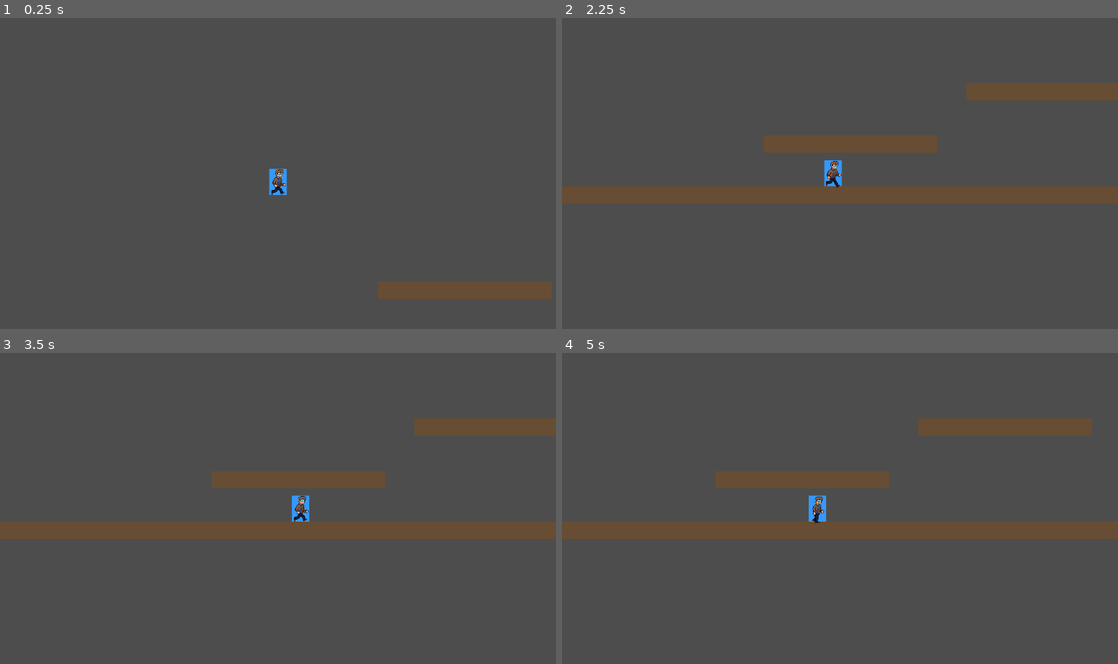
Above: before the commit, frames 1-4 (two rows, left to right).
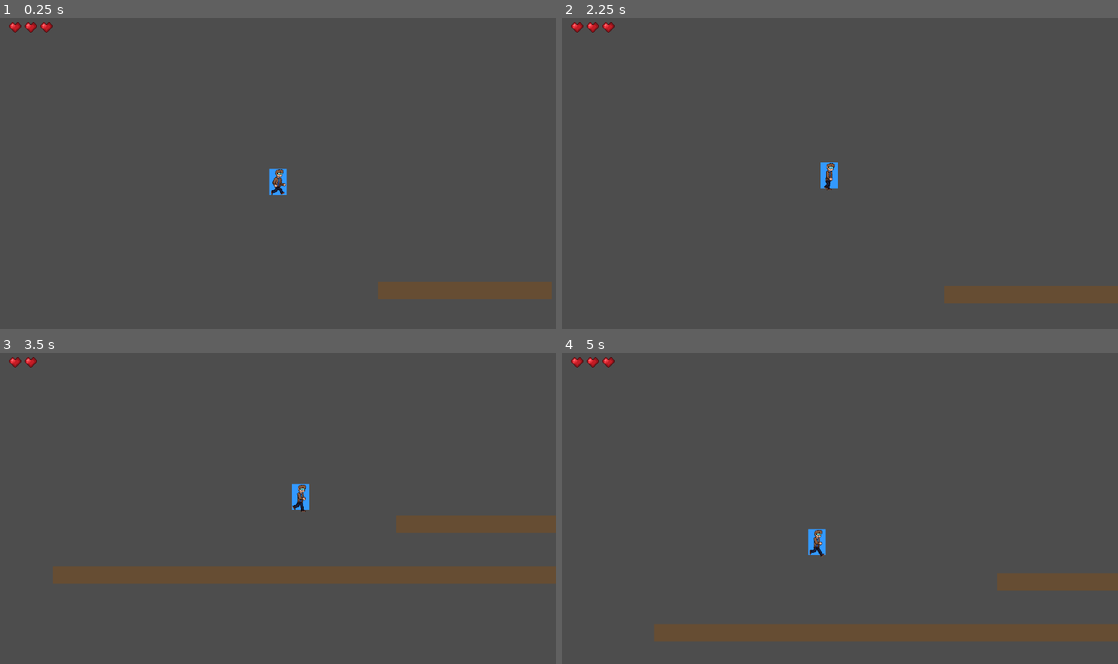
Above: after the commit, the same moments.

Repository: ShadowKnight-13/Platformer-Game
Game: Godot game, scene res://Main.tscn
The game is run twice, just before and just after one commit, with the same random seed, the same clock (stepped at 60 frames per second) and the same inputs.
Inputs:
- Up to frame 1 (0.25 s): no input
- Up to frame 2 (2.25 s): hold D (move_right) 0.53-2.03 s; tap X (damage_player, bound only after the commit) at 0.6, 1.35, 2.1 s; tap Space (jump) at 0.77, 1.52 s; hold A (move_left) from 2.03 s (still down)
- Up to frame 3 (3.5 s): release A (move_left) at 2.78 s; hold D (move_right) from 2.78 s (still down); tap X (damage_player, bound only after the commit) at 2.85 s; tap Space (jump) at 3.02 s
- Up to frame 4 (5 s): tap X (damage_player, bound only after the commit) at 3.6, 4.35 s; tap Space (jump) at 3.77, 4.52 s; release D (move_right) at 4.28 s; hold A (move_left) from 4.28 s (still down)

The runs differ from the first frame. In frame 1, 0.1% of the frame differs, in the area x 1-10%, y 1-5%; in frame 2, 11%; in frame 3, 13%; in frame 4, 15%, in the area x 0-100%, y 1-93%.

Commit message:
health ui added

Diff:
--- a/Main.tscn
+++ b/Main.tscn
@@ -1,7 +1,9 @@
-[gd_scene load_steps=3 format=3 uid="uid://cnfkdbtgnblwv"]
+[gd_scene load_steps=5 format=3 uid="uid://cnfkdbtgnblwv"]
 
 [ext_resource type="PackedScene" uid="uid://c4gxvtbqe0x2p" path="res://Level.tscn" id="1_4h0sv"]
 [ext_resource type="PackedScene" uid="uid://dgrq8cggm37yk" path="res://Player.tscn" id="2_mqxgj"]
+[ext_resource type="Script" uid="uid://bscivubcrm4kt" path="res://healthManager.gd" id="3_cm0pq"]
+[ext_resource type="Texture2D" uid="uid://b86oo4ai3bhyo" path="res://Assets/hearts/heart_32x32.png" id="4_fos0i"]
 
 [node name="Main" type="Node2D"]
 
@@ -12,3 +14,29 @@
 
 [node name="Camera2D" type="Camera2D" parent="Player"]
 position_smoothing_enabled = true
+
+[node name="healthUI" type="CanvasLayer" parent="."]
+
+[node name="HBoxContainer" type="HBoxContainer" parent="healthUI"]
+offset_left = 19.0
+offset_top = 9.0
+offset_right = 59.0
+offset_bottom = 49.0
+script = ExtResource("3_cm0pq")
+
+[node name="TextureRect" type="TextureRect" parent="healthUI/HBoxContainer"]
+layout_mode = 2
+texture = ExtResource("4_fos0i")
+stretch_mode = 2
+
+[node name="TextureRect2" type="TextureRect" parent="healthUI/HBoxContainer"]
+layout_mode = 2
+texture = ExtResource("4_fos0i")
+stretch_mode = 2
+
+[node name="TextureRect3" type="TextureRect" parent="healthUI/HBoxContainer"]
+layout_mode = 2
+texture = ExtResource("4_fos0i")
+stretch_mode = 2
+
+[connection signal="health_changed" from="Player" to="healthUI/HBoxContainer" method="_on_player_health_changed"]
--- a/Player.gd
+++ b/Player.gd
@@ -8,6 +8,7 @@
 var gravity = ProjectSettings.get_setting("physics/2d/default_gravity")
 var health = 3
 
+signal health_changed(health)
 
 
 func player_death():
@@ -18,6 +19,11 @@
 func kill_player():
 	if Input.is_action_just_pressed("kill_player"):
 		health = 0
+
+func damage_player():
+	if Input.is_action_just_pressed("damage_player"):
+		health = health - 1
+		emit_signal("health_changed", health)
 
 func _physics_process(delta):
 	# Add the gravity.
@@ -37,5 +43,6 @@
 		velocity.x = move_toward(velocity.x, 0, SPEED)
 
 	move_and_slide()
+	damage_player()
 	player_death()
 	kill_player()
--- a/Player.tscn
+++ b/Player.tscn
@@ -5,6 +5,21 @@
 
 [sub_resource type="RectangleShape2D" id="RectangleShape2D_v6p7n"]
 size = Vector2(40, 60)
+
+[sub_resource type="Animation" id="Animation_e80uo"]
+length = 0.001
+tracks/0/type = "value"
+tracks/0/imported = false
+tracks/0/enabled = true
+tracks/0/path = NodePath("Sprite2D:frame")
+tracks/0/interp = 1
+tracks/0/loop_wrap = true
+tracks/0/keys = {
+"times": PackedFloat32Array(0),
+"transitions": PackedFloat32Array(1),
+"update": 1,
+"values": [2]
+}
 
 [sub_resource type="Animation" id="Animation_kne1u"]
 resource_name = "Run"
@@ -21,21 +36,6 @@
 "transitions": PackedFloat32Array(1, 1, 1, 1, 1, 1, 1, 1, 1, 1),
 "update": 1,
 "values": [2, 3, 4, 5, 6, 7, 8, 9, 10, 11]
-}
-
-[sub_resource type="Animation" id="Animation_e80uo"]
-length = 0.001
-tracks/0/type = "value"
-tracks/0/imported = false
-tracks/0/enabled = true
-tracks/0/path = NodePath("Sprite2D:frame")
-tracks/0/interp = 1
-tracks/0/loop_wrap = true
-tracks/0/keys = {
-"times": PackedFloat32Array(0),
-"transitions": PackedFloat32Array(1),
-"update": 1,
-"values": [2]
 }
 
 [sub_resource type="AnimationLibrary" id="AnimationLibrary_cxr5p"]
--- /dev/null
+++ b/healthManager.gd
@@ -0,0 +1,19 @@
+extends HBoxContainer
+
+# Preloads the textures to reduce any lag
+var hearts_full = preload("res://Assets/hearts/heart_32x32.png")
+
+func update_health_ui(health: int):
+
+	for i in get_child_count():
+		var heart = get_child(i) as TextureRect
+
+		if health > i:
+			heart.texture = hearts_full
+			heart.visible = true
+
+		else:
+			heart.visible = false
+
+func _on_player_health_changed(health: Variant) -> void:
+	update_health_ui(health)
--- /dev/null
+++ b/health_ui.tscn
@@ -0,0 +1,28 @@
+[gd_scene load_steps=3 format=3 uid="uid://bgq0n06by8rk1"]
+
+[ext_resource type="Script" uid="uid://bscivubcrm4kt" path="res://healthManager.gd" id="1_iy3an"]
+[ext_resource type="Texture2D" uid="uid://b86oo4ai3bhyo" path="res://Assets/hearts/heart_32x32.png" id="2_t8hjw"]
+
+[node name="healthUI" type="CanvasLayer"]
+
+[node name="HBoxContainer" type="HBoxContainer" parent="."]
+offset_left = 19.0
+offset_top = 9.0
+offset_right = 59.0
+offset_bottom = 49.0
+script = ExtResource("1_iy3an")
+
+[node name="TextureRect" type="TextureRect" parent="HBoxContainer"]
+layout_mode = 2
+texture = ExtResource("2_t8hjw")
+stretch_mode = 2
+
+[node name="TextureRect2" type="TextureRect" parent="HBoxContainer"]
+layout_mode = 2
+texture = ExtResource("2_t8hjw")
+stretch_mode = 2
+
+[node name="TextureRect3" type="TextureRect" parent="HBoxContainer"]
+layout_mode = 2
+texture = ExtResource("2_t8hjw")
+stretch_mode = 2
--- a/project.godot
+++ b/project.godot
@@ -47,6 +47,11 @@
 "events": [Object(InputEventKey,"resource_local_to_scene":false,"resource_name":"","device":0,"window_id":0,"alt_presse …(189 unchanged characters)…
 ]
 }
+damage_player={
+"deadzone": 0.2,
+"events": [Object(InputEventKey,"resource_local_to_scene":false,"resource_name":"","device":-1,"window_id":0,"alt_pressed":false,"shift_pressed":false,"ctrl_pressed":false,"meta_pressed":false,"pressed":false,"keycode":0,"physical_keycode":88,"key_label":0,"unicode":120,"location":0,"echo":false,"script":null)
+]
+}
 
 [layer_names]
 
Binary file added: Assets/hearts/heart_16x16.png
Not shown, added: Assets/hearts/heart_16x16.png.import
Binary file added: Assets/hearts/heart_32x32.png
Not shown, added: Assets/hearts/heart_32x32.png.import
Binary file added: Assets/hearts/heart_spritesheet_16x16.png
Not shown, added: Assets/hearts/heart_spritesheet_16x16.png.import
Binary file added: Assets/hearts/heart_spritesheet_32x32.png
Not shown, added: Assets/hearts/heart_spritesheet_32x32.png.import
Not shown, added: healthManager.gd.uid
